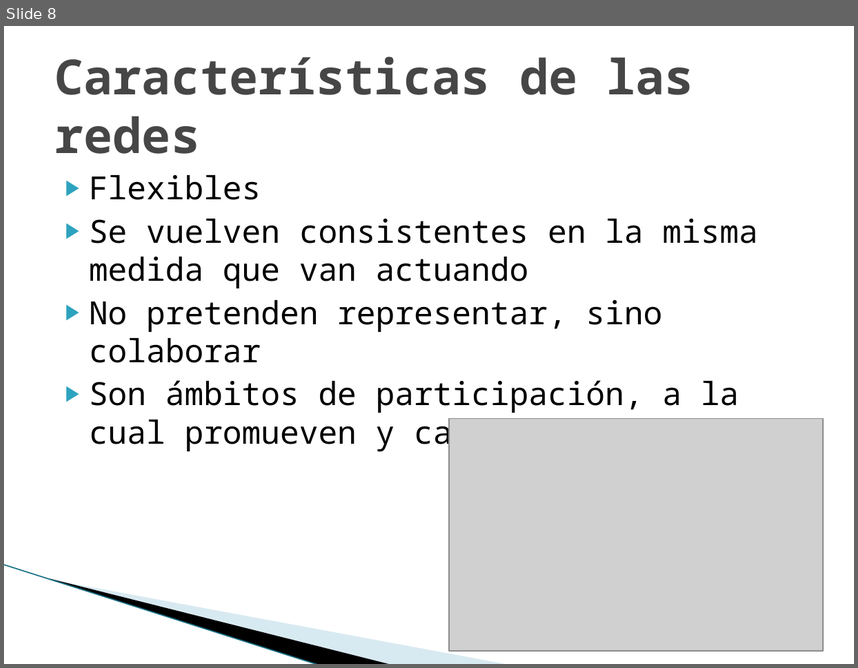
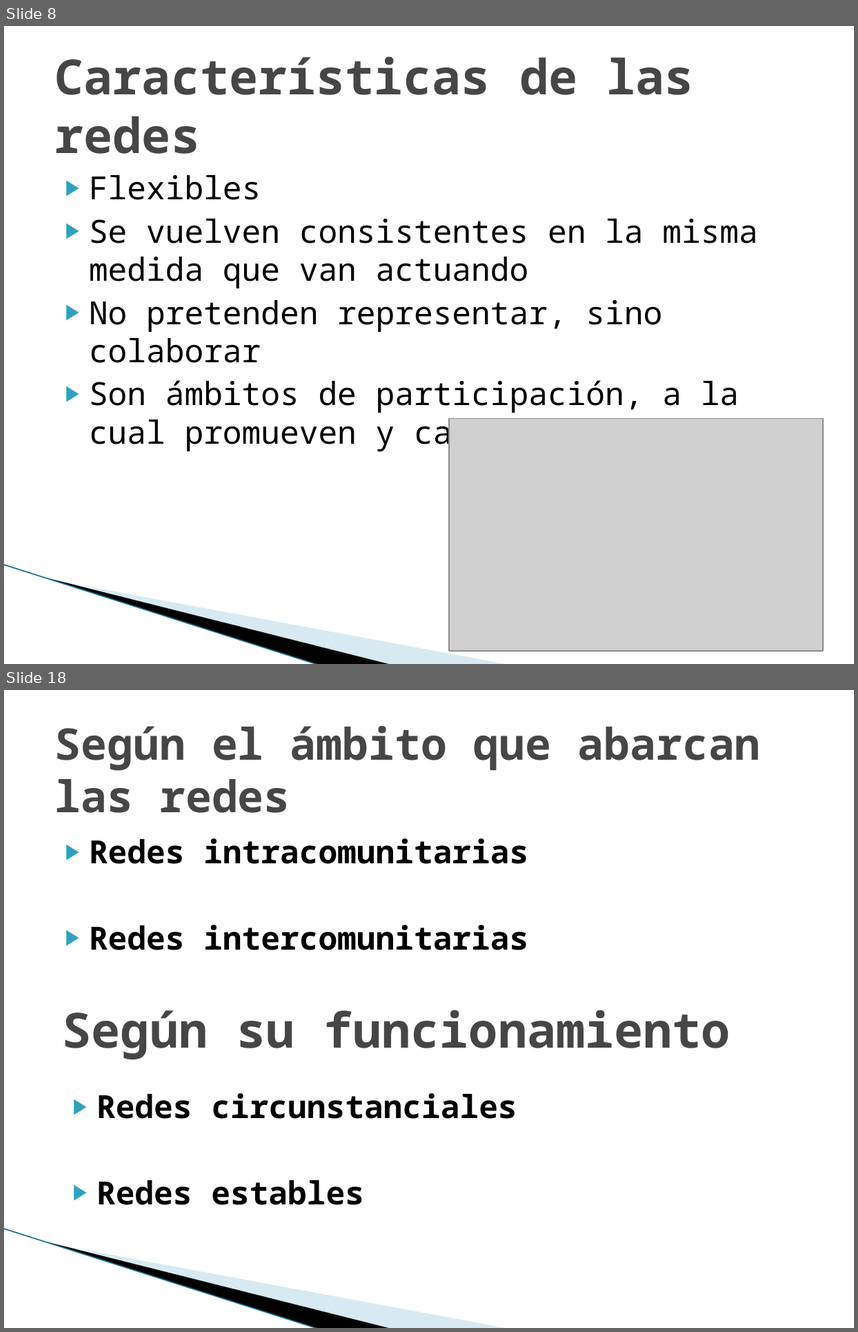
Before and after one commit to carlamadeo/proyectosfacultad, a slide deck: Modelos Organizacionales/TPS/TP_Grupo_C_Redes_Sociales.pptx. Shown one above the other, each under a label of ours: slide 8 before the commit, slides 8 and 18 after it; the slides between them are not shown. The pictures are 858x668 and 858x1332 pixels, drawn with LibreOffice and Linux fonts; fonts in the diff are those of the drawing; grey boxes stand for pictures; background and template pictures are left out. Boxes give left, top, right and bottom in pixels: in the first picture for what was removed or moved away, otherwise in the second. Text is boxed around its words. In the diff, an @@ line names an element or a change of style, - is before the commit and + after.

```diff
--- a/Modelos Organizacionales/TPS/TP_Grupo_C_Redes_Sociales.pptx
+++ b/Modelos Organizacionales/TPS/TP_Grupo_C_Redes_Sociales.pptx
@@ slide 18 added at <box>4,690,854,1328</box>, background #FFFFFF; not listed: 3 template elements that a slide beside it also shows @@
@@ title added at <box>55,726,761,813</box>, 36.9 pt, text #464646, bold @@
+Según el ámbito que abarcan las redes
@@ text added at <box>89,838,528,950</box>, 27 pt, text #000000, bold @@
+▶ Redes intracomunitarias
+▶ Redes intercomunitarias
@@ text added at <box>63,1009,731,1059</box>, 41 pt, text #464646, bold @@
+Según su funcionamiento
@@ text added at <box>96,1093,517,1205</box>, 27 pt, text #000000, bold @@
+▶ Redes circunstanciales
+▶ Redes estables
```
Also in this commit, not shown: 48 other slides added, 1 other file.
